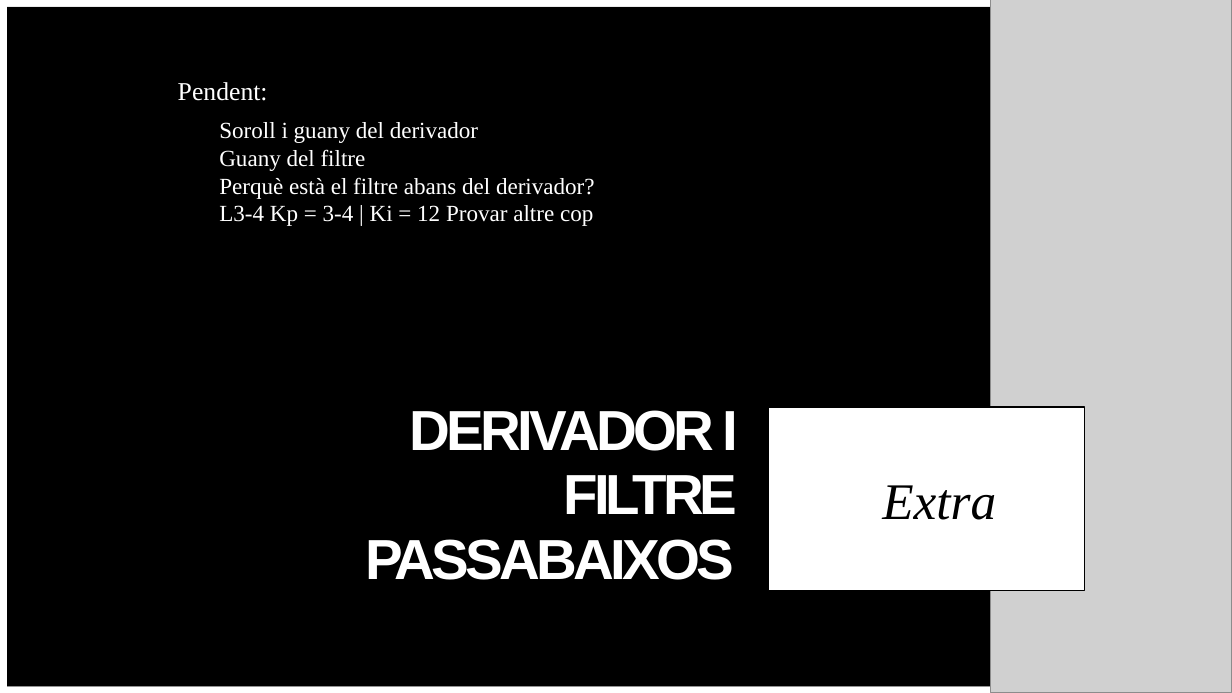
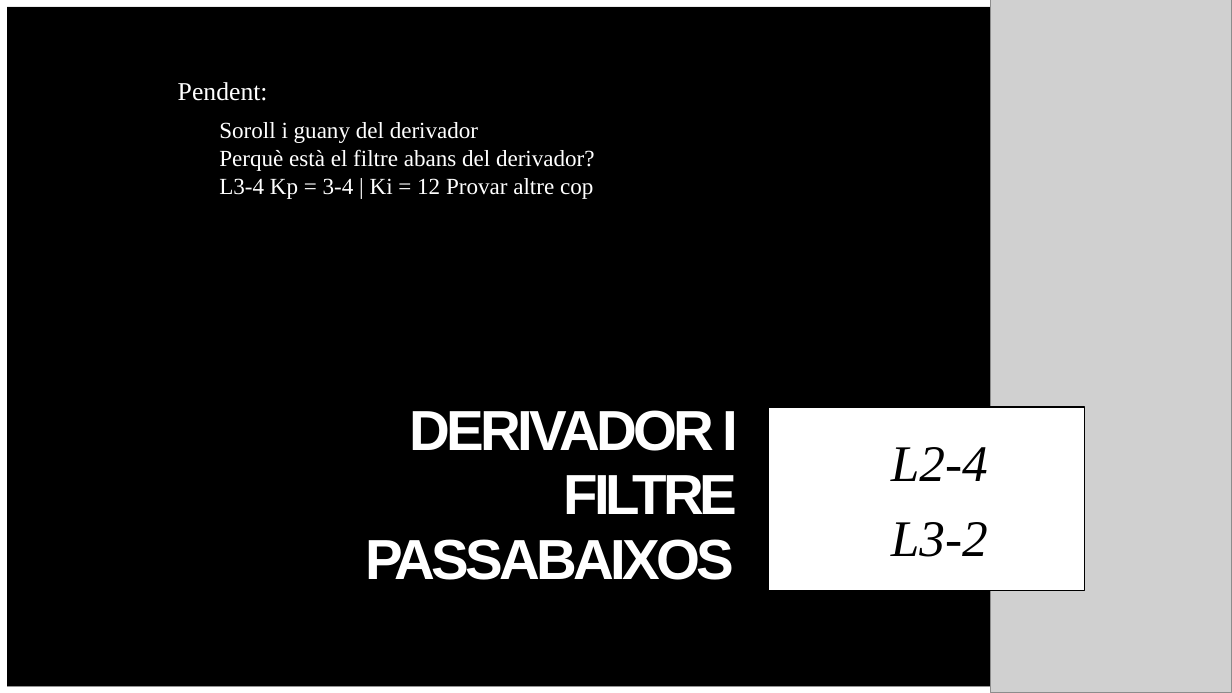
Before and after one commit to Argyrum/TFG-Control, a slide deck: slide 21 of Presentacions/Resultats de l’Anàlisi de la Planta de DS - Compendi 1-4 .pptx (slide 19 before the commit). Drawn at 1232x693 pixels with LibreOffice and Linux fonts; fonts in the diff are those of the drawing; grey boxes stand for pictures. Boxes give left, top, right and bottom in pixels: in the first picture for what was removed or moved away, otherwise in the second. Text is boxed around its words. In the diff, an @@ line names an element or a change of style, - is before the commit and + after.

```diff
--- a/Presentacions/Resultats de l’Anàlisi de la Planta de DS - Compendi 1-4 .pptx
+++ b/Presentacions/Resultats de l’Anàlisi de la Planta de DS - Compendi 1-4 .pptx
@@ text at [219, 149, 366, 171]: paragraph removed @@
-Guany del filtre
@@ subtitle at [891, 447, 988, 557]: text changed @@
-Extra
+L2-4
+L3-2
```
Also in this commit, not shown: 11 slides added, 2 other files.
